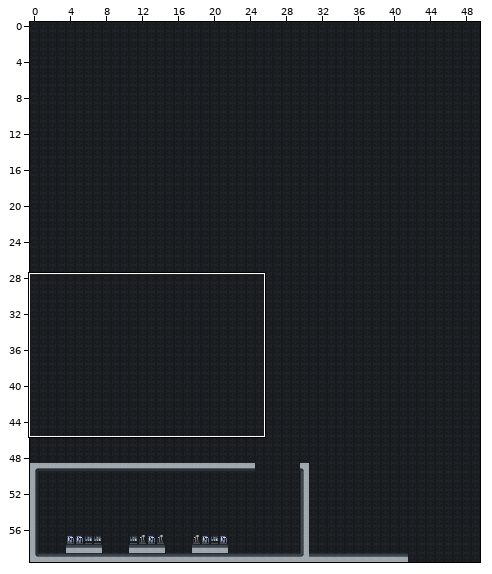
Tiled map (JSON): core/assets/levels/level_3/level_5.tmj. The picture above shows the old version from afar; the outline marks the close-up.
Close-up. Old version:
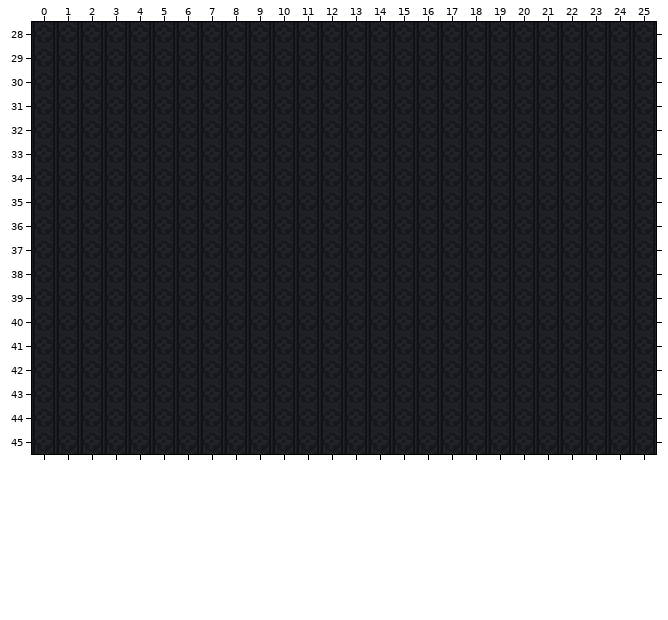
Cells are 16x16 px. Shown: x 0..25, y 28..45. The commit also changed other parts of the map, which this record leaves out.
New version:
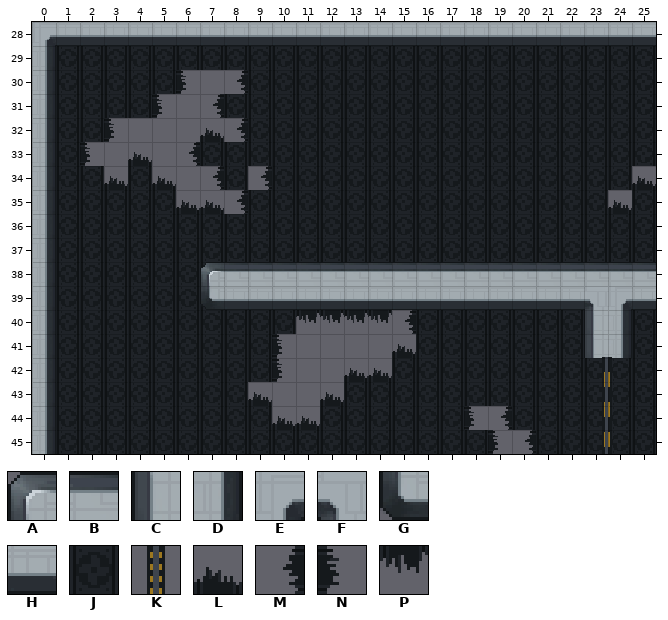
Key: from "space-tiles": A 1 "GameObject", B 2, C 17, D 19, E 28, F 30, G 33, H 34, J 64 "Background", K 111, L 135 "Background", M 150 "Background", N 152 "Background", P 167 "Background".
_ is an empty cell.
Objects are placed by their top-left corner, in cells (3,4 is the top-left corner of cell 3,4); size is 1x1 cell unless given.
Tiles replaced or removed in this view: J.
What changed:
Changed rows in their new state; . is an unchanged cell.
Layer "Tile Layer 1":
first column x 2:
30 ....N_M.................
31 ...N_M..................
32 .N___LM.................
33 N_L_M...................
34 .L.L_M.M...............L
35 ....LLM...............L.
first column x 9:
40 ..PPPPM.....
41 .N____L.....
42 .N__LL......
43 L__L........
44 .LL......NM.
45 ..........NM
Layer "Tile Layer 2":
first column x 0:
28 EHHHHHHHHHHHHHHHHHHHHHHHHH
29 D.........................
30 D.........................
31 D.........................
32 D.........................
33 D.........................
34 D.........................
35 D.........................
36 D.........................
37 D.........................
38 D......ABBBBBBBBBBBBBBBBBB
39 D......GHHHHHHHHHHHHHHHFEH
40 D......................CD.
41 D......................CD.
42 D.........................
43 D.........................
44 D.........................
45 D.........................
Layer "Object Layer 1":
added: K at 23.5,41.9 size 1x5
Where, in picture pixels (left, top, right, bottom), the same in both close-ups:
changed: (32, 22, 656, 454)
